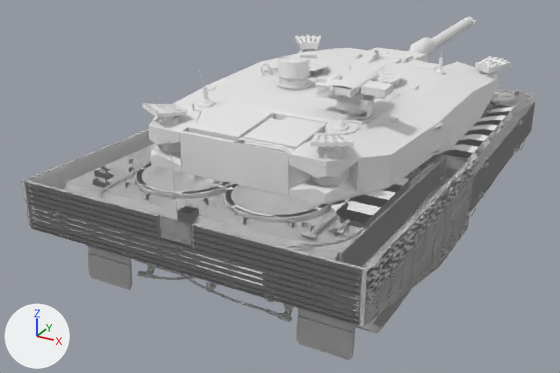
Two versions of the glTF model public/models/tanks/community/recovered/leo2_revolution.glb, one commit apart.
Rendered twice from a 50 mm camera at (4.52, -10.72, 4.41) aimed at (-1.1, -0.51, -0.69). Lighting does not change. The marker at lower left points along +X, +Y and +Z. The older version comes first. Where no turn or scale is listed for an object, it has been applied to the vertices.

The first picture shows 'GunMesh', 'TurretMesh', 'chassis', 'chassis_vlo'.
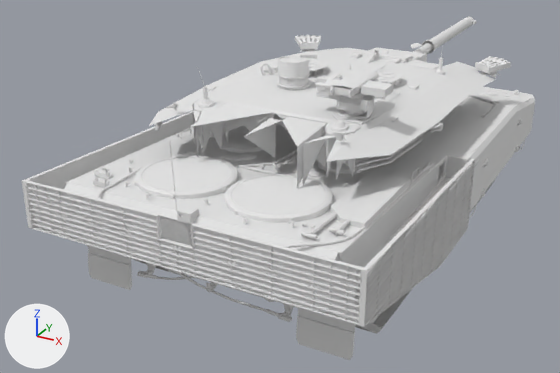
Diff of the bpy script that builds the scene:
```diff
--- a/public/models/tanks/community/recovered/leo2_revolution.glb.py
+++ b/public/models/tanks/community/recovered/leo2_revolution.glb.py
@@ ob_chassis_vlo @@
-ob_chassis_vlo = bpy.data.objects.new('chassis_vlo', me_chassis_vlo)
+ob_chassis_vlo = bpy.data.objects.new('chassis_vlo', None)
 ob_chassis_vlo.location = (0.0, 0.0, 0.0)
```

Where the change shows, as pixel boxes [x1, y1, x2, y2] in the pictures (560 x 373 px):
'chassis_vlo', no longer drawn: before [25, 37, 535, 357]
    faces in mat_chassis_vlo_1 (white #e7e7e7): [28, 37, 501, 321]
    faces in mat_chassis_vlo_0 (white #e7e7e7): [25, 96, 535, 357]
    faces in mat_chassis_vlo_3 (white #e7e7e7): [131, 178, 496, 334]
